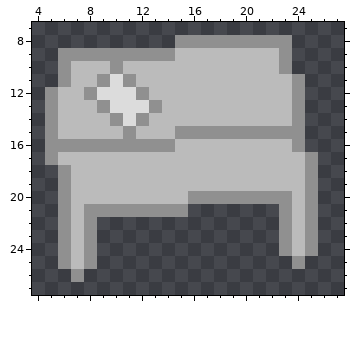
One commit to this pixel-art file: Sprites/Destructibles/Desk/DeskL.aseprite. That is the earlier state.
32x32 pixels, 1 frame. Shown: x 4..27, y 7..27.
After:
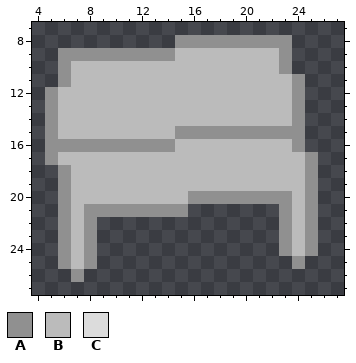
Palette (. is transparent): A #909090  B #bbbbbb  C #dcdcdc
Changes in this commit:
Changed rows in their new state; - is an unchanged pixel.
first column x 8:
10 --B---
11 -BBB--
12 BBBBB-
13 -BBBBB
14 --BBB-
15 ---B--
Changed places in both pictures, as pixel boxes (x1, y1, x2, y2):
changed: (84, 61, 162, 139)
